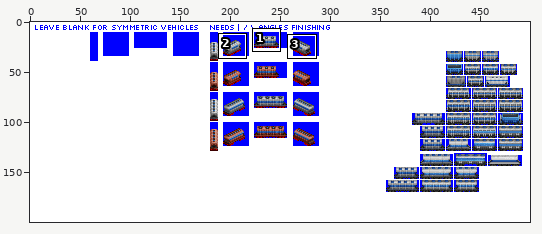
A sprite sheet gets an edit: src/graphics/pony/covered_hopper_car_pony_gen_5B.png. The picture above shows the old version from afar; the outline marks the close-up.
Close-up. Earlier state:
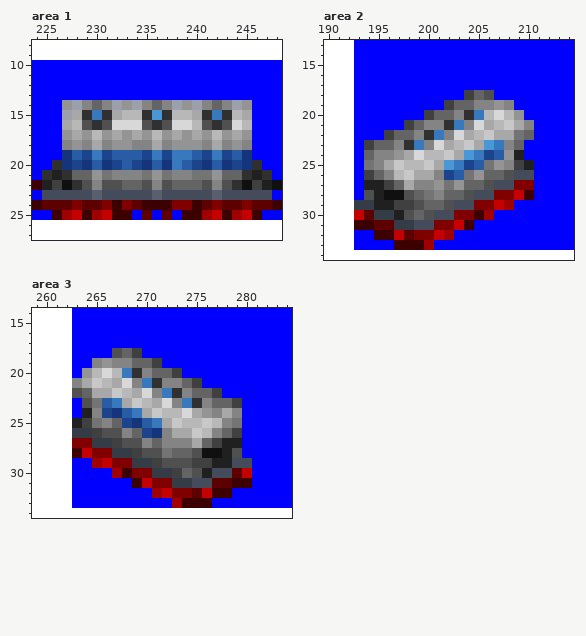
The file is 500x200 pixels. Shown: area 1: x 224..248, y 8..27; area 2: x 190..214, y 13..34; area 3: x 259..284, y 14..34. The commit also changed other parts of the picture, which this record leaves out.
After the commit:
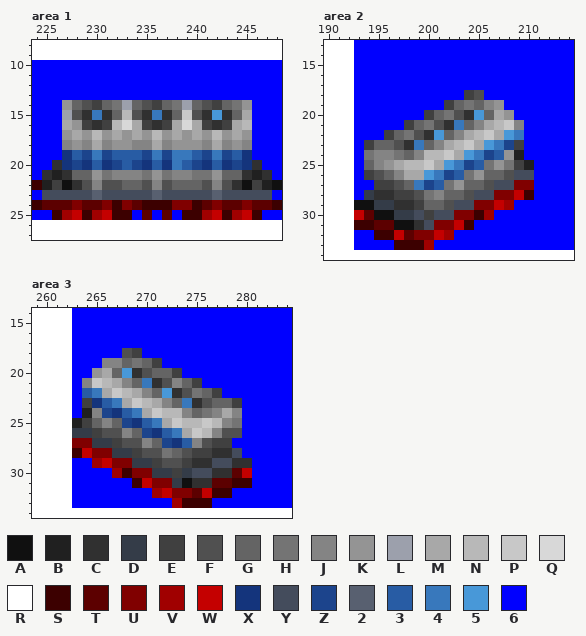
Palette (. is transparent): A #101010  B #202020  C #303030  D #343c48  E #404040  F #505050  G #646464  H #747474  J #848484  K #949494  L #9ca0ac  M #a8a8a8  N #b8b8b8  P #c8c8c8  Q #d8d8d8  R #ffffff  S #3c0000  T #5c0000  U #800000  V #a00000  W #c40000  X #14347c  Y #444c5c  Z #1c448c  2 #586070  3 #285ca4  4 #3878bc  5 #4898d8  6 #0000ff
Edits made:
--- area 1
@@ x 224..248 @@
 13 6666666666666666666666666
-14 666KLJGJLKLJGJLKLJGJLK666
-15 666LMC4CMNNC5CNNMC4CNM666
-16 666MNFCFQQQFCFQQNFCFQN666
+14 666KGFEGHLGFEGHLGFEGHK666
+15 666LFC4CGNFC4CGPFC5CGM666
+16 666MKECENQMECEMQMECEMN666
 17 666KMKNKMKMKNKMKMKNKMK666
--- area 2
@@ x 190..214 @@
 17 RRR6666666666666666666666
-18 RRR66666666666EGF66666666
-19 RRR666666666EGGJJKJ666666
-20 RRR6666666EGGJC4NQNK66666
-21 RRR66666EGJJC4JQMNPMJ6666
-22 RRR666EGGJC4JQMNPMMHG6666
-23 RRR6EGGJC4JQMNPM54JG66666
-24 RRR6GJJKMQNNPM54Z3KB66666
-25 RRR6HJMPNNPM54Z3HKJEB6666
-26 RRR6EGJNPMMJZ3HKGGFYY6666
-27 RRR6BBEGMJJKHKGGFYYUU6666
-28 RRR6FBAAFGHJGGFYYUUWS6666
-29 RRRDDBBEEFGGFYYUUWV666666
-30 RRRWTDDBFGFYYUUSV66666666
-31 RRRSSTTDDYYUUWS6666666666
+18 RRR66666666666EF666666666
+19 RRR666666666EGHGJK6666666
+20 RRR6666666EGHFC5GMK666666
+21 RRR66666EGHFC4GJMNPJ66666
+22 RRR666EGHFC5GJMNPM5466666
+23 RRR6EGGFC4GJMNPM54ZE66666
+24 RRR6HJJHGJNNPM54Z3KB66666
+25 RRR6GJKMNNPM54Z3HKHEB6666
+26 RRR6EFGJMM54Z3HKGGFYY6666
+27 RRR66EEFG4Z3HKGGFYYUU6666
+28 RRR6DCCEEFHJGGFYYUUWS6666
+29 RRRAADDCCEGGFYYUUWV666666
+30 RRRWTAADDYEYYUUSV66666666
+31 RRRSSTTAACYUUWS6666666666
 32 RRR66SSWTUUWV666666666666
--- area 3
@@ x 259..284 @@
 17 RRRR6666666666666666666666
-18 RRRR6666FGE666666666666666
-19 RRRR66JKJJGGE6666666666666
-20 RRRR6KNQN4CJGGE66666666666
-21 RRRRJMPNMQJ4CJJGE666666666
-22 RRRRFGMMPNMQJ4CJGGE6666666
-23 RRRR6FH34MPNMQJ4CJGGE66666
-24 RRRR6BJZX34MPNNQMKJMJ66666
-25 RRRRBEHJGZX34MPNNPNJH66666
-26 RRRRDDEFFJGZXJMMPNJGE66666
-27 RRRRUUDDEFFJGJJJMGEBB66666
-28 RRRRSWUUDDEFFHGGFAABF66666
-29 RRRR66VWUUDDEFFFEEBBYY6666
-30 RRRR6666VSUUDDEGFBYYTW6666
-31 RRRR666666SWUUDDYYTTSS6666
+18 RRRR66666FE666666666666666
+19 RRRR666JJGHGE6666666666666
+20 RRRR66KMG5CFGGE66666666666
+21 RRRR6JPNMJG4CFJGE666666666
+22 RRRR634MPNMJG5CFHGE6666666
+23 RRRR6EX34MPNMJG4CFGGE66666
+24 RRRR6BJZX34MPNNJGHJMJ66666
+25 RRRRBEGJGZX34MPNNPNJH66666
+26 RRRRDDEFFJGZX34MPNJFF66666
+27 RRRRUUDDEFFJGZX3JFEE666666
+28 RRRRSWUUDDEFFHGFEECCY66666
+29 RRRR66VWUUDDEFFECCYYCC6666
+30 RRRR6666VSUUDDEDYYCCTW6666
+31 RRRR666666SWUUDACCTTSS6666
 32 RRRR66666666VWUUTWSS666666
Pixel boxes of the changes (left, top, right, bottom) in both close-ups:
changed: (72, 100, 242, 130)
changed: (354, 90, 534, 230)
changed: (72, 348, 252, 488)
